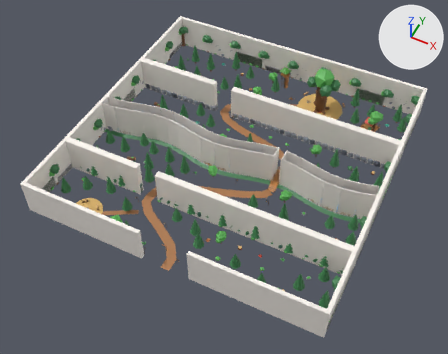
Before and after pictures for a commit that changed the FBX model assets/cat-cafe/exports/CatCafe_Woods_SetV32.fbx.
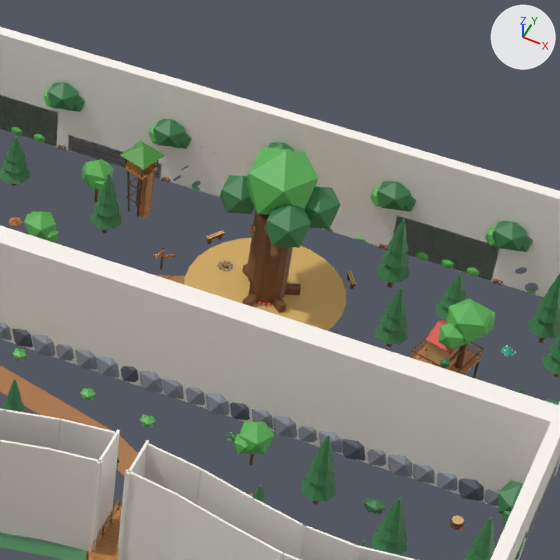
There are two pictures of each version: one whole from a 50 mm camera at (1.471, -3.204, 3.718) aimed at (-0.002, -0.258, 0.035), one close up on the part from 55% to 90% of the width and 8% to 52% of the height. Arrows for +X, +Y and +Z are at upper right; the lights stay in place. The older version's two pictures come first. Where no turn or scale is listed for an object, it has been applied to the vertices.

The first close-up shows 'CatCafe_Woods_SetV32', 'CatCafe_Woods_SetV32_053_Walls_Barrier', 'CatCafe_Woods_SetV32_055_Ridge', 'CatCafe_Woods_SetV32_055_Ridge_Barrier', 'CatCafe_Woods_SetV32_056_Stream_Barrier', 'CatCafe_Woods_SetV32_113_GreatOak', 'CatCafe_Woods_SetV32_117_Campfire', 'CatCafe_Woods_SetV32_118_Treehouse', 'CatCafe_Woods_SetV32_119_LookoutTower', 'CatCafe_Woods_SetV32_148_PineTall', 'CatCafe_Woods_SetV32_154_PineTall', 'CatCafe_Woods_SetV32_156_PineTall', 'CatCafe_Woods_SetV32_157_PineTall' and 39 more.
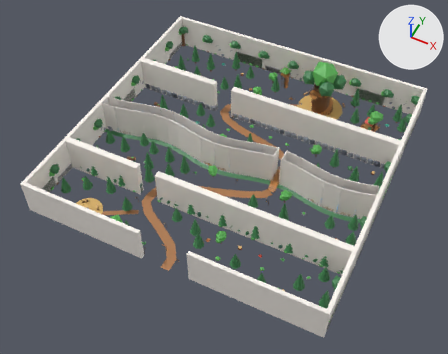
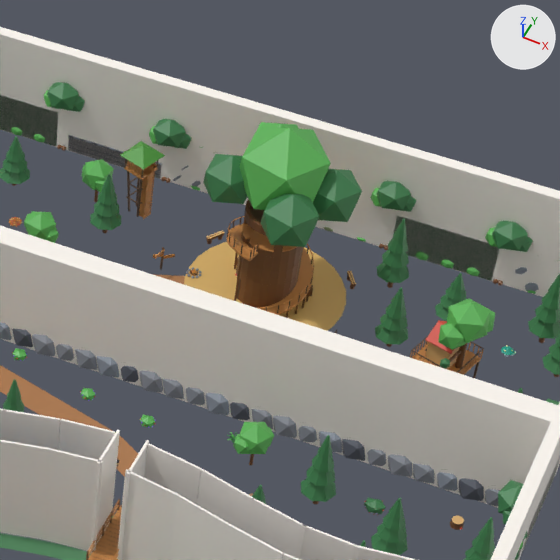
Not visible in the close-ups: 'CatCafe_Woods_SetV32_113_GreatOak_Pane'.

What differs and where, as boxes (x1, y1, x2, y2) in the close-ups (560 x 560 px; the box of a moved part takes in the faces that stretch with it):
'CatCafe_Woods_SetV32_113_GreatOak', reshaped
    before: (220, 147, 341, 313)
    after: (227, 199, 314, 318)
'CatCafe_Woods_SetV32_113_GreatOak_Canopy', added (green)
    after: (203, 122, 362, 247)
'CatCafe_Woods_SetV32_117_Campfire', moved
    before: (217, 260, 233, 271)
    after: (186, 267, 201, 278)
part 2 of me_catcafe_woods_greatoak_001, moved or reshaped
    before: (249, 279, 253, 294)
    after: (237, 279, 241, 299)
part 3 of me_catcafe_woods_greatoak_001, deleted (green)
    before: (220, 147, 341, 313)
part 4 of me_catcafe_woods_greatoak_001, built on
    before: (251, 217, 292, 304)
    after: (227, 199, 314, 318)

Edits to the bpy script that builds the scene:
```text
Change me_catcafe_woods_campfire_002:
    used by ob_catcafe_woods_setv32_117_campfire; location = (0.0, 0.0, 0.0)
    remove me_catcafe_woods_campfire_002.from_pydata(...)  # 204 vertices, 284 faces; spans x 0.2409..0.28, y 0.9004..0.9396, z -0.0012..0.0082
    add me_catcafe_woods_campfire_002.from_pydata(...)  # 204 vertices, 284 faces; spans x 0.1809..0.22, y 0.8404..0.8796, z -0.0012..0.0082
    me_catcafe_woods_campfire_002 part 1: the whole mesh is moved by (-0.06, -0.06, 0.0)
Change me_catcafe_woods_greatoak_001:
    used by ob_catcafe_woods_setv32_113_greatoak; location = (0.0, 0.0, 0.0)
    remove me_catcafe_woods_greatoak_001.from_pydata(...)  # 3352 vertices, 3700 faces; spans x 0.24..0.525, y 0.746..1.021, z -0.002..0.435
    add me_catcafe_woods_greatoak_001.from_pydata(...)  # 4692 vertices, 4835 faces; spans x 0.27..0.491, y 0.768..0.995, z -0.006..0.26
    me_catcafe_woods_greatoak_001 part 2: the loose piece of 8 vertices spanning x 0.354..0.361, y 0.833..0.845, z 0.0..0.062 is turned -18.8 degrees about the z axis through its middle, then moved by (-0.025, -0.012, 0.0)
    me_catcafe_woods_greatoak_001 part 3: 112 loose pieces with 2512 vertices, spanning x 0.24..0.525, y 0.746..1.021, z -0.002..0.435, are deleted
    me_catcafe_woods_greatoak_001 part 4: 772 vertices removed from x 0.34..0.431, y 0.791..0.969, z 0.0..0.26; 4624 vertices added at x 0.27..0.491, y 0.768..0.995, z -0.006..0.26
    other edits to the shape of me_catcafe_woods_greatoak_001 do not show in these pictures
Add me_catcafe_woods_greatoak_canopy_001:
    me_catcafe_woods_greatoak_canopy_001.from_pydata(...)  # 108 vertices, 152 faces; spans x 0.198..0.566, y 0.71..1.058, z 0.255..0.5
    me_catcafe_woods_greatoak_canopy_001.materials.append(mat_catcafe_palette)
Remove ob_catcafe_woods_setv32_113_greatoak_pane:
    ob_catcafe_woods_setv32_113_greatoak_pane = bpy.data.objects.new('CatCafe_Woods_SetV32_113_GreatOak_Pane', me_catcafe_woods_greatoak_pane_001)
    ob_catcafe_woods_setv32_113_greatoak_pane.location = (0.0, 0.0, 0.0)
Add ob_catcafe_woods_setv32_113_greatoak_canopy:
    ob_catcafe_woods_setv32_113_greatoak_canopy = bpy.data.objects.new('CatCafe_Woods_SetV32_113_GreatOak_Canopy', me_catcafe_woods_greatoak_canopy_001)
    ob_catcafe_woods_setv32_113_greatoak_canopy.location = (0.0, 0.0, 0.0)
```
